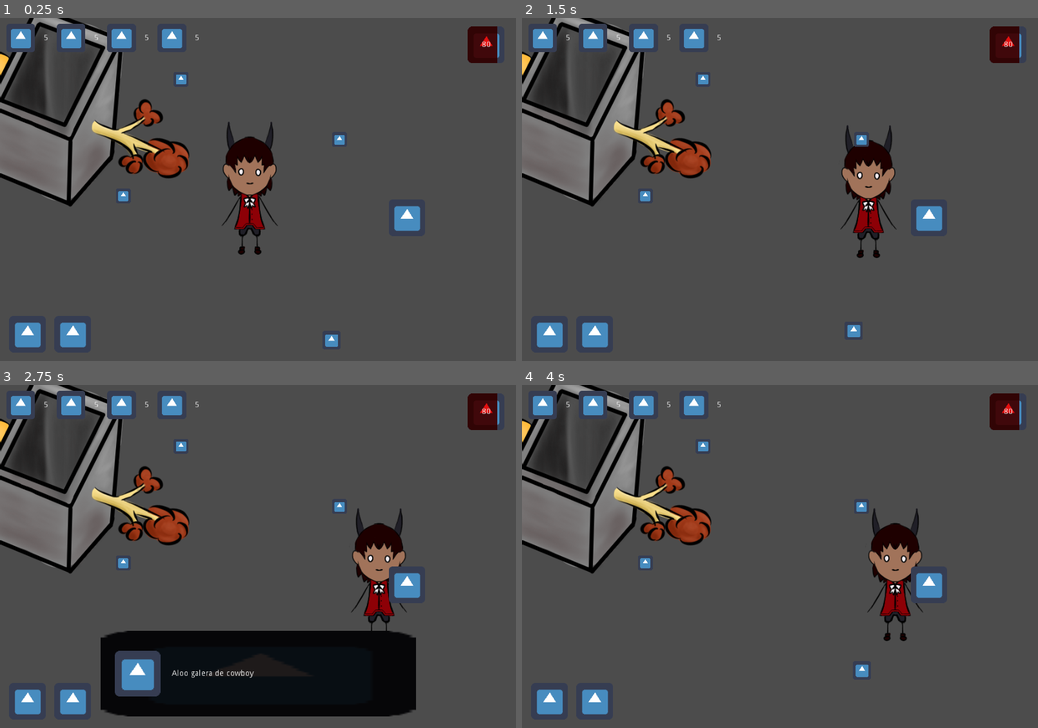
Above: before the commit, frames 1-4 (two rows, left to right).
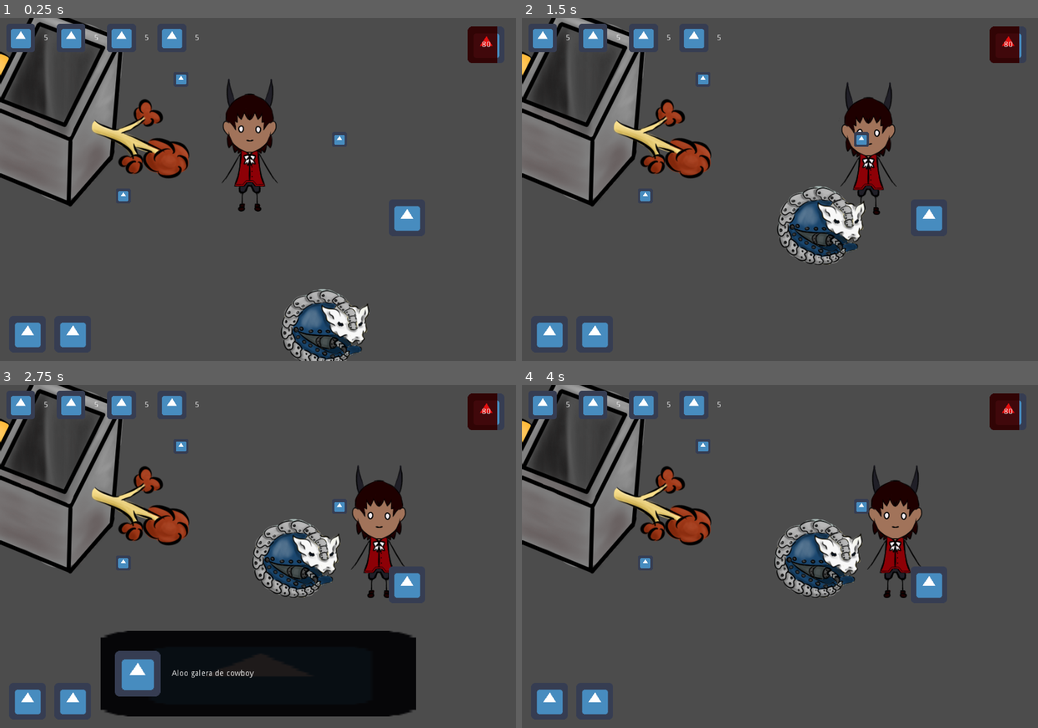
Above: after the commit, the same moments.

Repository: guimafelipe/recycle
Game: Godot game, scene res://Scenes/Teste.tscn
Two runs of this game, one before a commit and one after it. Both use one fixed random seed, a clock stepped at 60 frames per second and the inputs below. The engine's default icon, where the game draws it, is replaced by a stand-in: a white triangle on a blue panel in a dark square.
Inputs (mouse positions are in pixels of both pictures, inside the frame that each line leads up to):
- Up to frame 1 (0.25 s): no input
- Up to frame 2 (1.5 s): tap Enter (ui_accept) at 0.5, 0.77 s; move the mouse to (893, 172) at 0.52 s; hold D (move_right) 0.53-1.28 s; hold E (interact) 0.53-1.28 s; move the mouse to (676, 206) at 1.27 s; hold S (move_down) from 1.28 s (still down); tap E (interact) at 1.35 s
- Up to frame 3 (2.75 s): tap Enter (ui_accept) at 1.52 s; move the mouse to (309, 481) at 2.02 s; release S (move_down) at 2.03 s; hold D (move_right) from 2.03 s (still down); hold E (interact) from 2.03 s (still down)
- Up to frame 4 (4 s): tap Enter (ui_accept) at 2.75, 3.02, 3.5, 3.77 s; move the mouse to (754, 625) at 2.77 s; release D (move_right) at 2.78 s; release E (interact) at 2.78 s; hold W (move_up) 2.78-3.53 s; tap E (interact) at 2.85 s; move the mouse to (934, 607) at 3.52 s; hold A (move_left) from 3.53 s (still down); hold E (interact) from 3.53 s (still down)

The runs differ from the first frame. In frame 1, 5.7% of the frame differs, in the area x 43-72%, y 17-100%; in frame 2, 5.6%; in frame 3, 5.6%; in frame 4, 5.8%, in the area x 48-78%, y 23-86%.

Commit message:
Added art to player and tatu. Changed tatu values

Diff:
--- a/Scenes/Amdre/Amdre.tscn
+++ b/Scenes/Amdre/Amdre.tscn
@@ -13,9 +13,8 @@
 player_state = ExtResource( 3 )
 
 [node name="CollisionShape2D" type="CollisionShape2D" parent="."]
-position = Vector2( 0, 74.6078 )
 shape = SubResource( 1 )
 
 [node name="Sprite" type="Sprite" parent="."]
-position = Vector2( -4.76837e-07, 0 )
+position = Vector2( 0, -75 )
 texture = ExtResource( 2 )
--- a/Scenes/Inimigos/Tatu.tscn
+++ b/Scenes/Inimigos/Tatu.tscn
@@ -1,7 +1,7 @@
 [gd_scene load_steps=7 format=2]
 
 [ext_resource path="res://Scenes/Inimigos/Tatu.gd" type="Script" id=1]
-[ext_resource path="res://icon.png" type="Texture" id=2]
+[ext_resource path="res://Art/Enemies/tatu.png" type="Texture" id=2]
 [ext_resource path="res://Singletons/PlayerState.tres" type="Resource" id=3]
 
 [sub_resource type="CircleShape2D" id=1]
@@ -16,13 +16,15 @@
 [node name="Tatu" type="KinematicBody2D"]
 collision_layer = 2
 script = ExtResource( 1 )
+range_ataque = 120
+range_visao = 300
+bouncing_duration = 1.0
 player_state = ExtResource( 3 )
 
 [node name="CollisionShape2D" type="CollisionShape2D" parent="."]
 shape = SubResource( 1 )
 
 [node name="Sprite" type="Sprite" parent="."]
-scale = Vector2( 0.5, 0.5 )
 texture = ExtResource( 2 )
 
 [node name="Visao" type="Area2D" parent="."]
@@ -40,7 +42,6 @@
 
 [node name="RecuperandoTimer" type="Timer" parent="."]
 one_shot = true
-
 [connection signal="body_entered" from="Visao" to="." method="_on_Visao_body_entered"]
 [connection signal="body_exited" from="Visao" to="." method="_on_Visao_body_exited"]
 [connection signal="body_entered" from="Ataque" to="." method="_on_Ataque_body_entered"]
--- a/Singletons/PlayerState.tres
+++ b/Singletons/PlayerState.tres
@@ -5,17 +5,17 @@
 [resource]
 script = ExtResource( 1 )
 items_disponiveis = {
+Resource( "res://Items/Bussola.tres" ): false,
+Resource( "res://Items/Mapa.tres" ): false,
+Resource( "res://Items/Estilingue.tres" ): false,
+Resource( "res://Items/SapatosDeCorrida.tres" ): false,
+Resource( "res://Items/Oculos.tres" ): true,
+Resource( "res://Items/Manopla.tres" ): false,
+Resource( "res://Items/Ponte.tres" ): false,
+Resource( "res://Items/PegadorDeFrutas.tres" ): false,
+Resource( "res://Items/RedeDeArremesso.tres" ): false,
 Resource( "res://Items/Baldinho/Baldinho.tres" ): false,
-Resource( "res://Items/RedeDeArremesso.tres" ): false,
-Resource( "res://Items/Manopla.tres" ): false,
-Resource( "res://Items/PegadorDeFrutas.tres" ): false,
-Resource( "res://Items/Ponte.tres" ): false,
-Resource( "res://Items/EspadaDoReiDesnutrido.tres" ): false,
-Resource( "res://Items/Oculos.tres" ): true,
-Resource( "res://Items/Mapa.tres" ): false,
-Resource( "res://Items/Bussola.tres" ): false,
-Resource( "res://Items/SapatosDeCorrida.tres" ): false,
-Resource( "res://Items/Estilingue.tres" ): false
+Resource( "res://Items/EspadaDoReiDesnutrido.tres" ): false
 }
 recursos = {
 0: 5,
Binary file added: Art/Enemies/tatu.png
Not shown, added: Art/Enemies/tatu.png.import
Binary file added: tatu.png
Not shown, added: tatu.png.import
